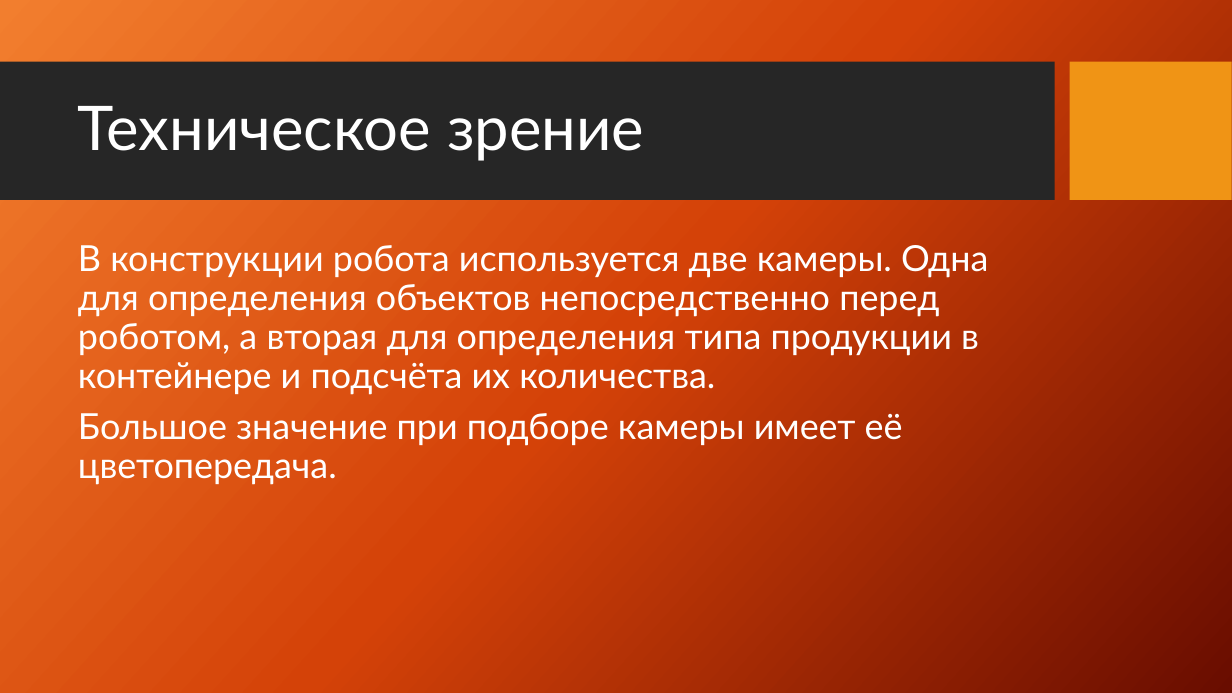
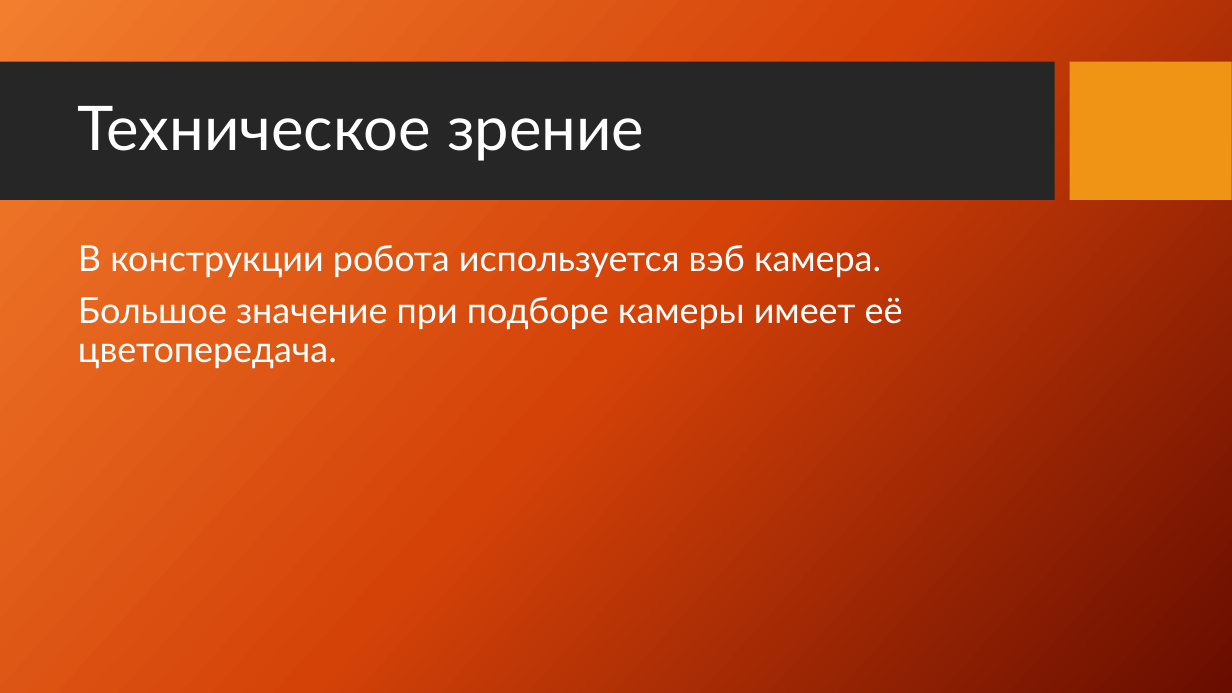
Before and after one commit to vladubase/WorldSkillsBelarus2020, a slide deck: slide 9 of Presentation/Презентация проектных решений.pptx. Drawn at 1232x693 pixels with LibreOffice and Linux fonts; fonts in the diff are those of the drawing; background and template pictures are left out. Boxes give left, top, right and bottom in pixels: in the first picture for what was removed or moved away, otherwise in the second. Text is boxed around its words. In the diff, an @@ line names an element or a change of style, - is before the commit and + after.

```diff
--- a/Presentation/Презентация проектных решений.pptx
+++ b/Presentation/Презентация проектных решений.pptx
@@ text at bbox=[78, 245, 881, 278]: text changed @@
-В конструкции робота используется две камеры. Одна для определения объектов непосредственно перед роботом, а вторая для определения типа продукции в контейнере и подсчёта их количества.
+В конструкции робота используется вэб камера.
```
Also in this commit, not shown: 2 other slides changed.
